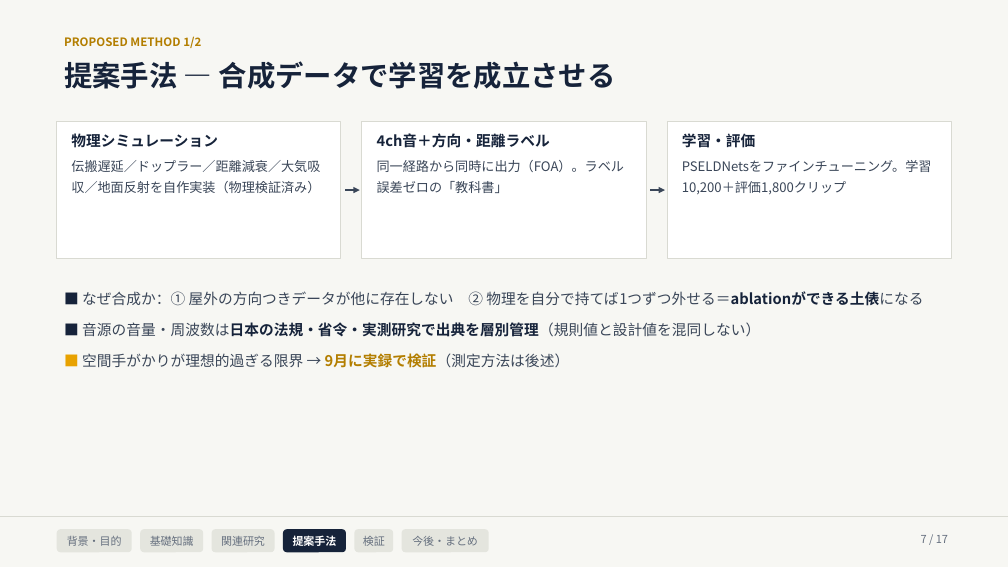
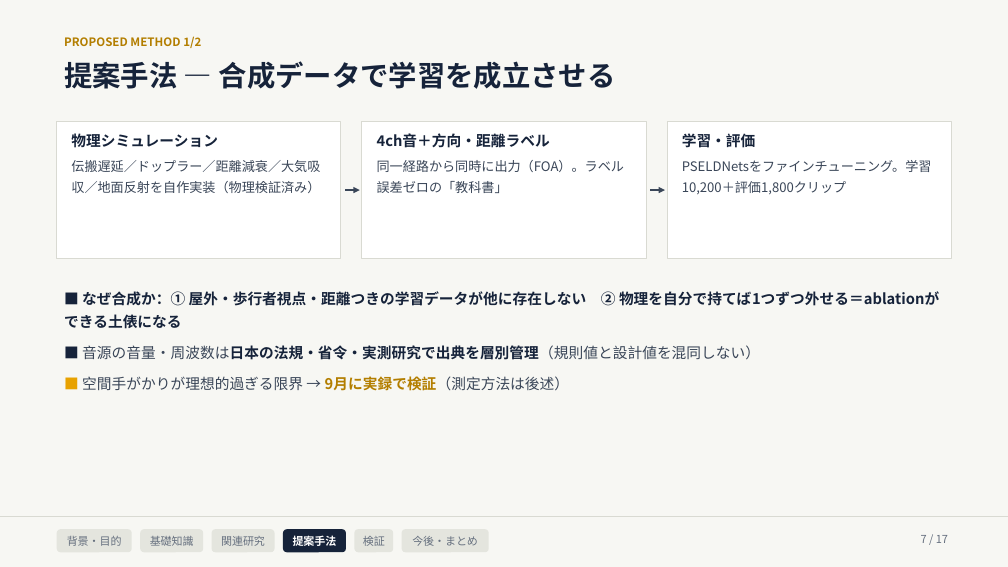
Before and after one commit to Noosdoo/outdoor-seld-sim, a slide deck: slide 7 of md/seminar/中間発表スライド_2026-08-10.pptx. Drawn at 1008x567 pixels with LibreOffice and Linux fonts; fonts in the diff are those of the drawing. Boxes give left, top, right and bottom in pixels: in the first picture for what was removed or moved away, otherwise in the second. Text is boxed around its words. In the diff, an @@ line names an element or a change of style, - is before the commit and + after.

```diff
--- a/md/seminar/中間発表スライド_2026-08-10.pptx
+++ b/md/seminar/中間発表スライド_2026-08-10.pptx
@@ text at (82,291,939,306): text changed; text colour #3A4658 to #16233A; bold on @@
-■ なぜ合成か：① 屋外の方向つきデータが他に存在しない ② 物理を自分で持てば1つずつ外せる＝ablationができる土俵になる
+■ なぜ合成か：① 屋外・歩行者視点・距離つきの学習データが他に存在しない ② 物理を自分で持てば1つずつ外せる＝ablationができる土俵になる
```
Also in this commit, not shown: 7 other slides changed, 13 other files.
